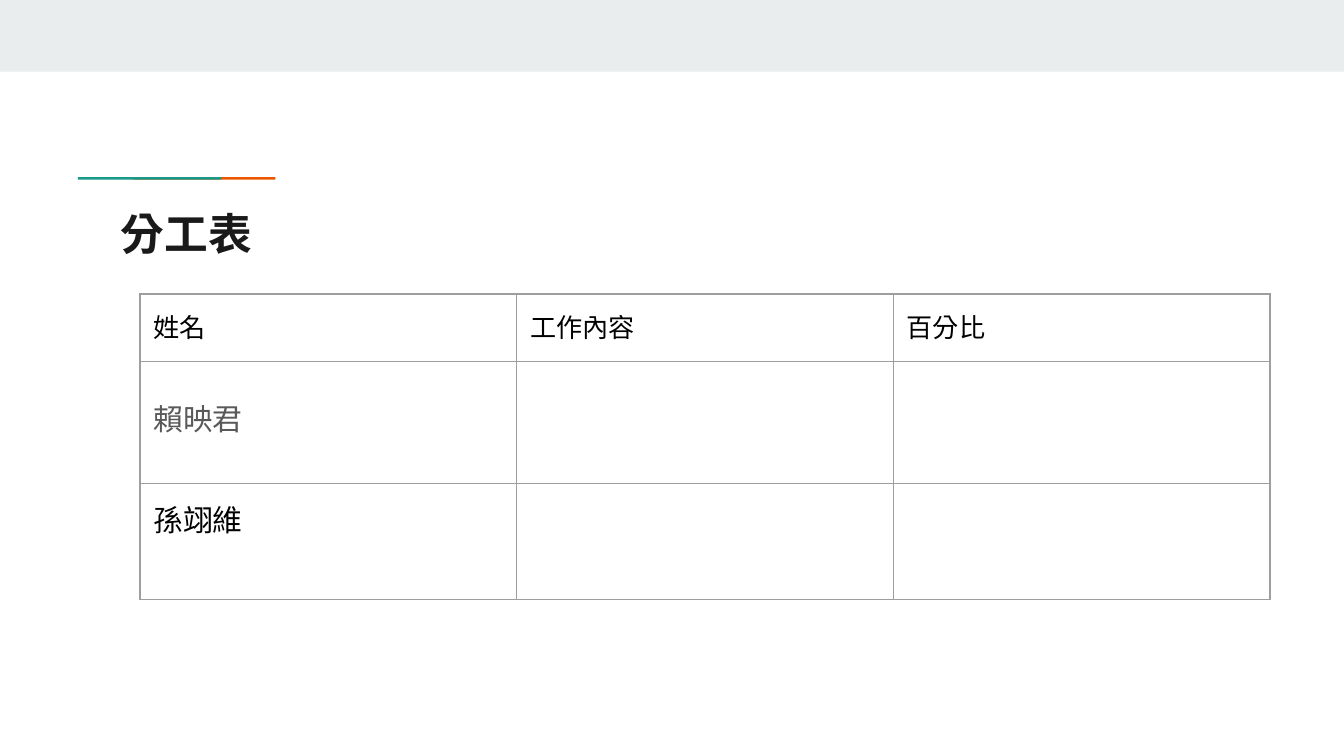
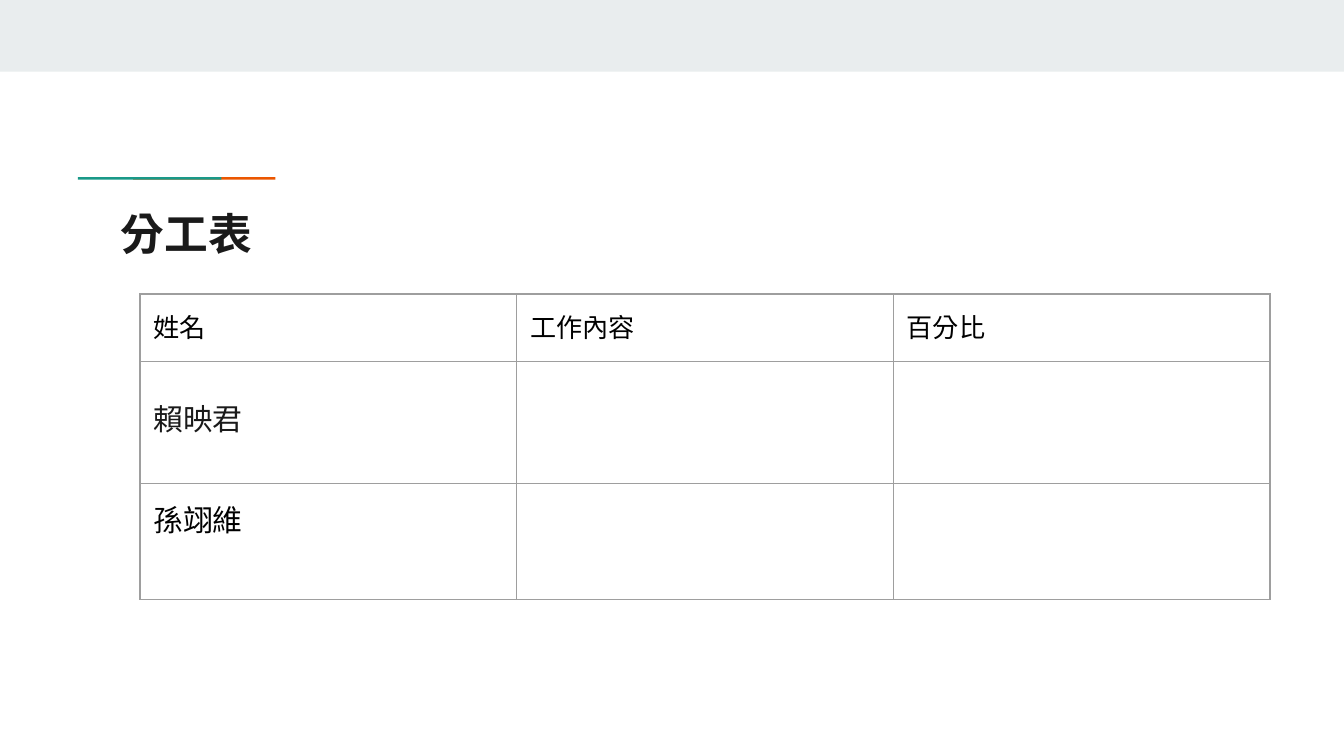
Before and after one commit to 2111518/Dormitory-repair-management-system, a slide deck: slide 13 of 期末報告.pptx (slide 12 before the commit). Drawn at 1344x756 pixels with LibreOffice and Linux fonts; fonts in the diff are those of the drawing. Boxes give left, top, right and bottom in pixels: in the first picture for what was removed or moved away, otherwise in the second. Text is boxed around its words. In the diff, an @@ line names an element or a change of style, - is before the commit and + after.

```diff
--- a/期末報告.pptx
+++ b/期末報告.pptx
@@ table at (140,294,1269,735) @@
@@ text colour #595959 to #1A1A1A in "賴映君" @@
```
Also in this commit, not shown: 10 other slides changed, 2 slides added, 1 slide removed.
